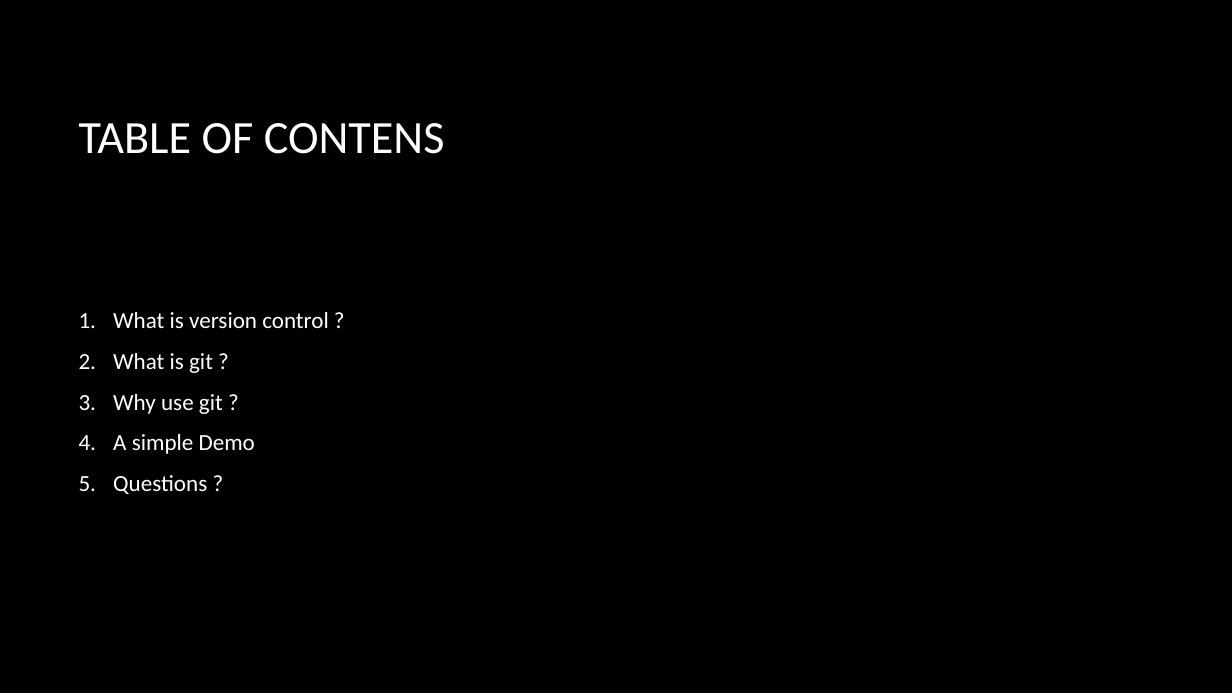
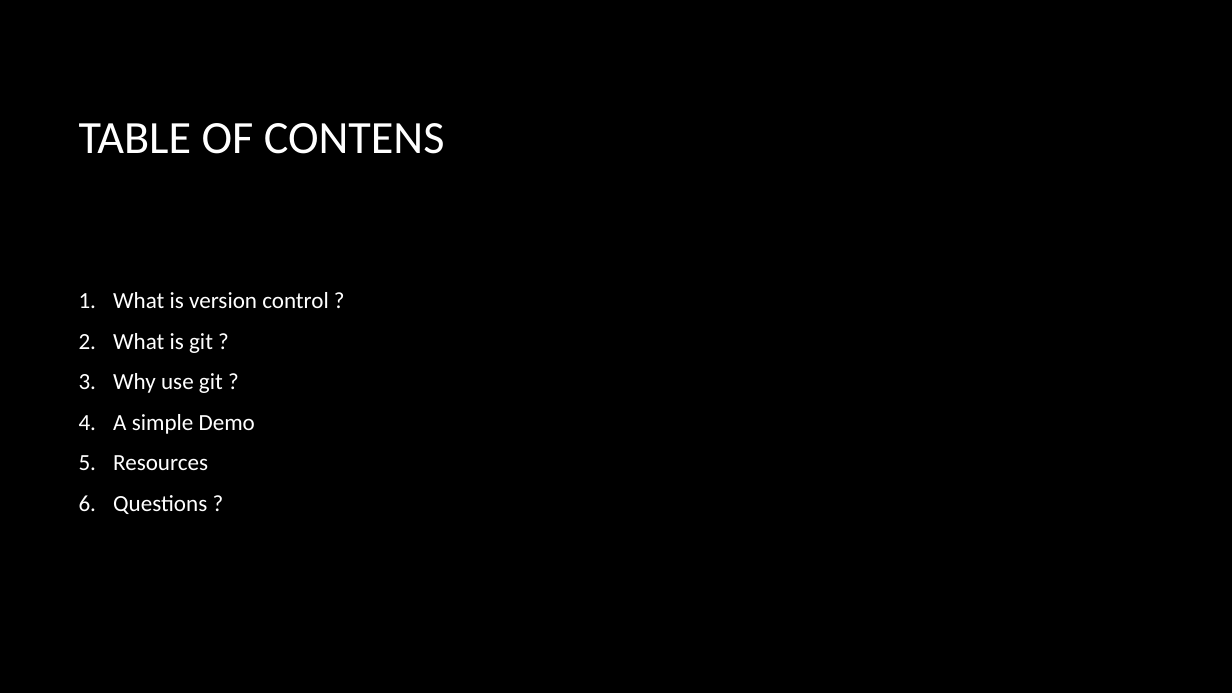
Before and after one commit to 7dimiforster7/ccbs, a slide deck: slide 2 of Traveling trhough time with git.pptx. Drawn at 1232x693 pixels with LibreOffice and Linux fonts; fonts in the diff are those of the drawing; background and template pictures are left out. Boxes give left, top, right and bottom in pixels: in the first picture for what was removed or moved away, otherwise in the second. Text is boxed around its words. In the diff, an @@ line names an element or a change of style, - is before the commit and + after.

Commit message:
Modified presentation.

```diff
--- a/Traveling trhough time with git.pptx
+++ b/Traveling trhough time with git.pptx
@@ text at <box>113,455,208,470</box>: paragraph added @@
+5. Resources
```
